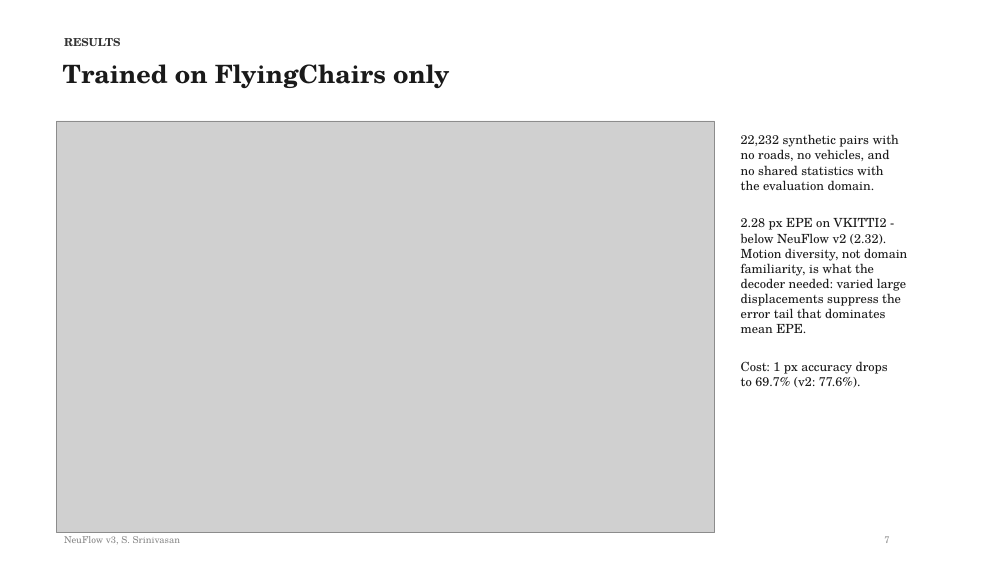
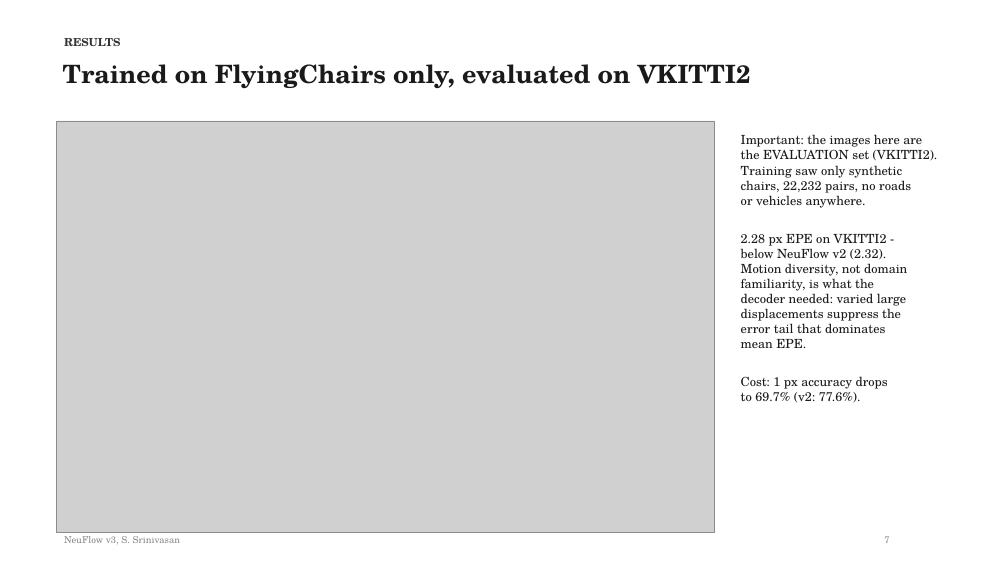
Before and after one commit to shrirag10/Neuflowv3, a slide deck: slide 7 of docs/NeuFlow_v3_status.pptx. Drawn at 1008x567 pixels with LibreOffice and Linux fonts; fonts in the diff are those of the drawing; grey boxes stand for pictures. Boxes give left, top, right and bottom in pixels: in the first picture for what was removed or moved away, otherwise in the second. Text is boxed around its words. In the diff, an @@ line names an element or a change of style, - is before the commit and + after.

Commit message:
Clarify train vs eval domains on chairs and mixed slides (images are VKITTI2 eval, not training data)

```diff
--- a/docs/NeuFlow_v3_status.pptx
+++ b/docs/NeuFlow_v3_status.pptx
@@ text at [63,64,751,88]: text changed @@
-Trained on FlyingChairs only
+Trained on FlyingChairs only, evaluated on VKITTI2
@@ text at [741,134,938,208]: text changed @@
-22,232 synthetic pairs with
-no roads, no vehicles, and
-no shared statistics with
-the evaluation domain.
+Important: the images here are
+the EVALUATION set (VKITTI2).
+Training saw only synthetic
+chairs, 22,232 pairs, no roads
+or vehicles anywhere.
```
Also in this commit, not shown: 1 other slide changed, 3 other files.
